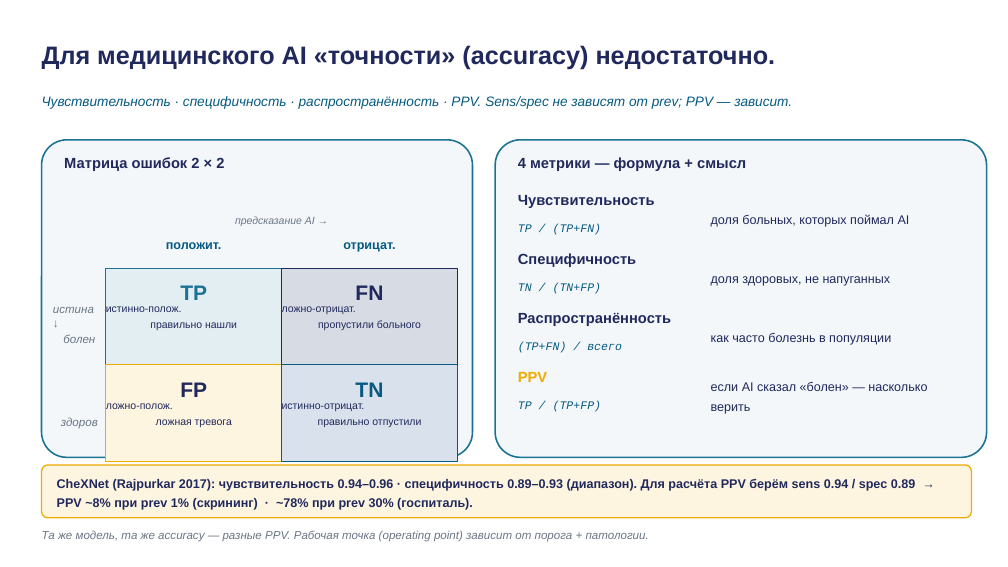
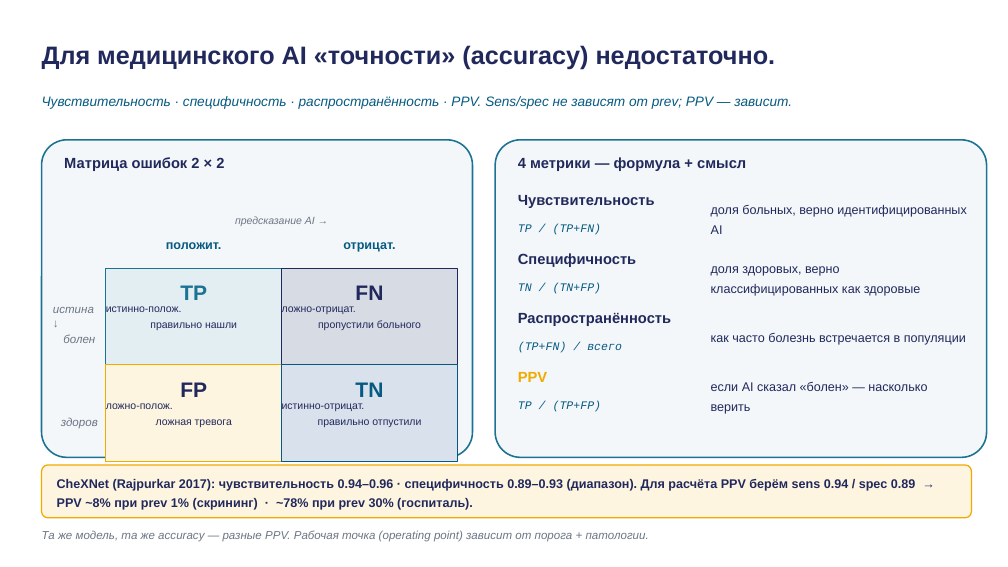
Before and after one commit to tellina-study/AI-usage-lessons, a slide deck: slide 12 of library/lectures/lec-04/rendered/lec-04.pptx. Drawn at 1008x567 pixels with LibreOffice and Linux fonts; fonts in the diff are those of the drawing. Boxes give left, top, right and bottom in pixels: in the first picture for what was removed or moved away, otherwise in the second. Text is boxed around its words. In the diff, an @@ line names an element or a change of style, - is before the commit and + after.

```diff
--- a/library/lectures/lec-04/rendered/lec-04.pptx
+++ b/library/lectures/lec-04/rendered/lec-04.pptx
@@ text at <box>711,205,966,217</box>: text changed @@
-доля больных, которых поймал AI
+доля больных, верно идентифицированных AI
@@ text at <box>711,266,921,296</box>: text changed @@
-доля здоровых, не напуганных
+доля здоровых, верно классифицированных как здоровые
@@ text at <box>711,333,966,345</box>: text changed @@
-как часто болезнь в популяции
+как часто болезнь встречается в популяции
```
Also in this commit, not shown: 15 other slides changed, 2 slides added, 3 slides removed, 38 other files.
